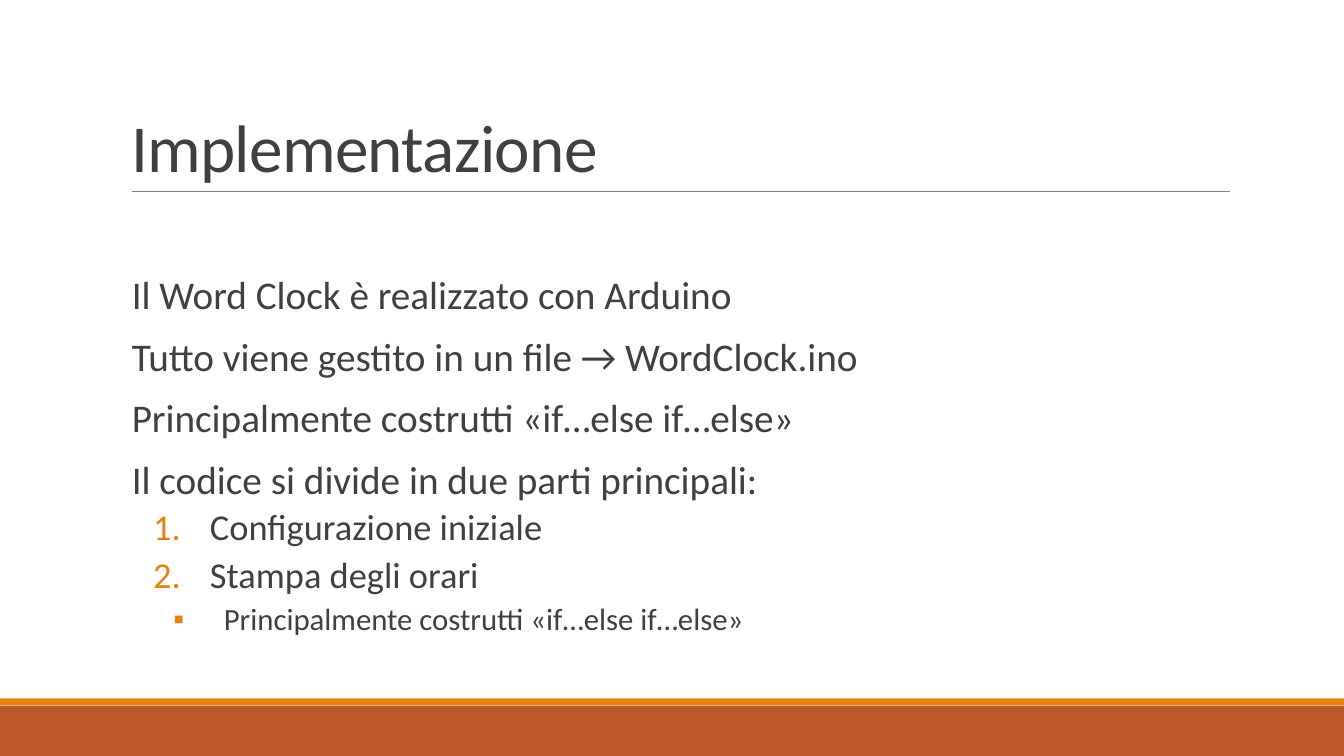
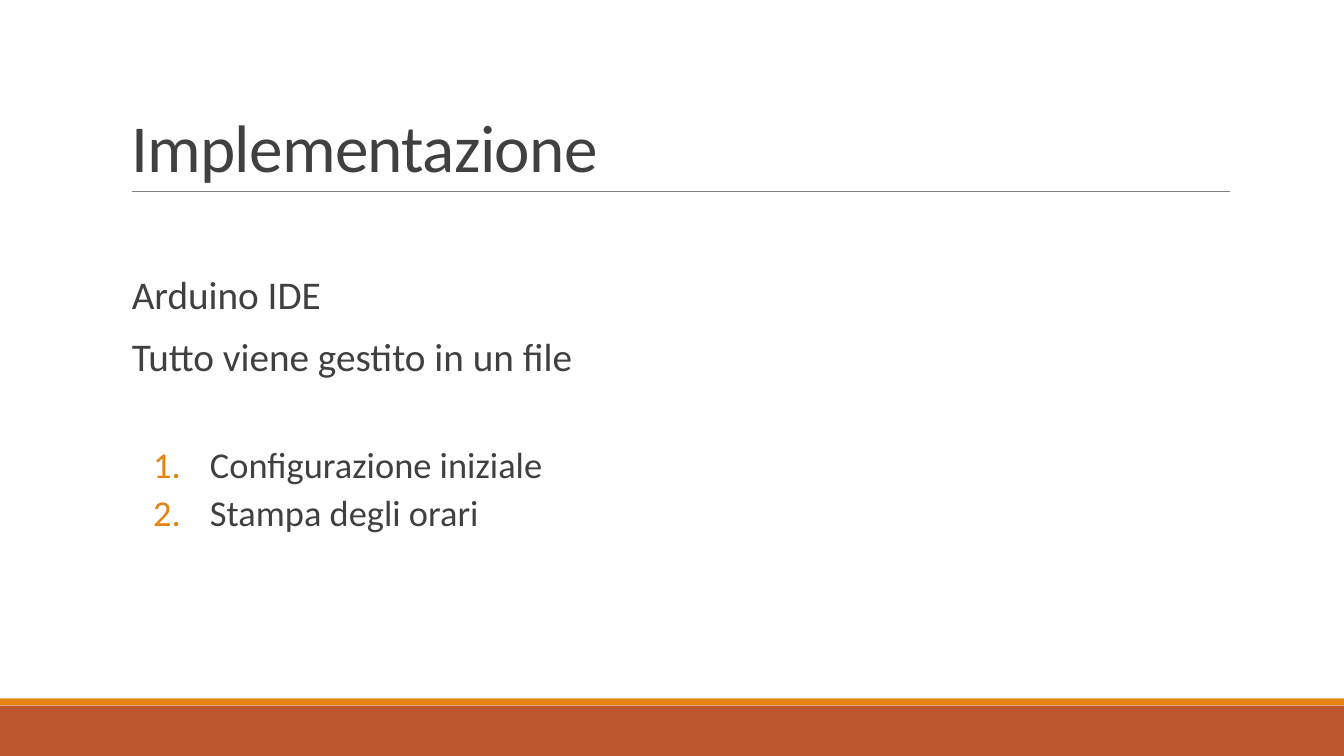
Before and after one commit to PaoloWeishaupt/Word-Clock, a slide deck: slide 9 of Presentazione/Presentazione_Word_Clock.pptx. Drawn at 1344x756 pixels with LibreOffice and Linux fonts; fonts in the diff are those of the drawing. Boxes give left, top, right and bottom in pixels: in the first picture for what was removed or moved away, otherwise in the second. Text is boxed around its words. In the diff, an @@ line names an element or a change of style, - is before the commit and + after.

```diff
--- a/Presentazione/Presentazione_Word_Clock.pptx
+++ b/Presentazione/Presentazione_Word_Clock.pptx
@@ text at [132,281,572,378]: text changed @@
-  Il Word Clock è realizzato con Arduino
-  Tutto viene gestito in un file → WordClock.ino
-  Principalmente costrutti «if…else if…else»
-  Il codice si divide in due parti principali:
+  Arduino IDE
+  Tutto viene gestito in un file
@@ text at [224,608,743,635]: paragraph removed @@
-    ▪ Principalmente costrutti «if…else if…else»
```
Also in this commit, not shown: 2 other slides changed.
